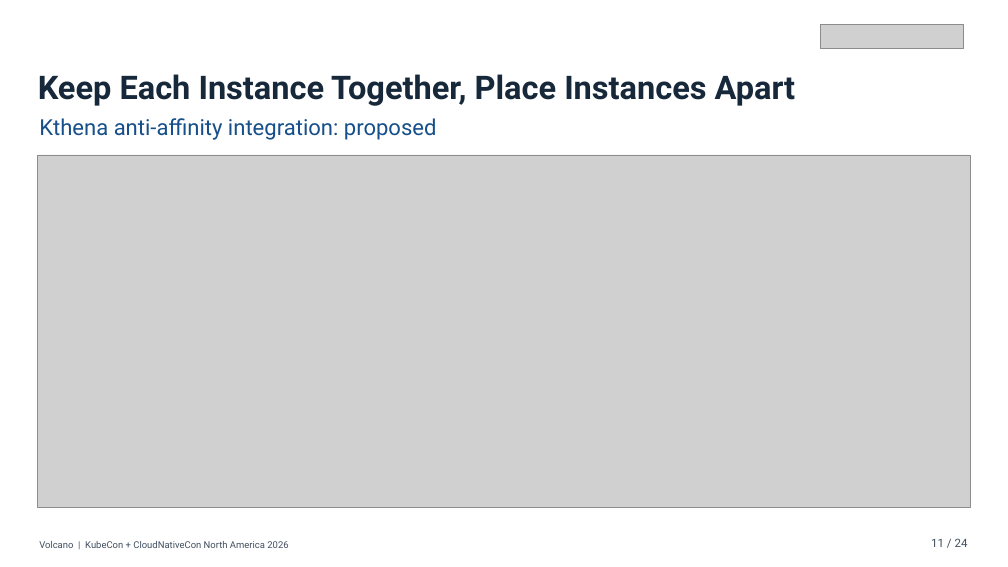
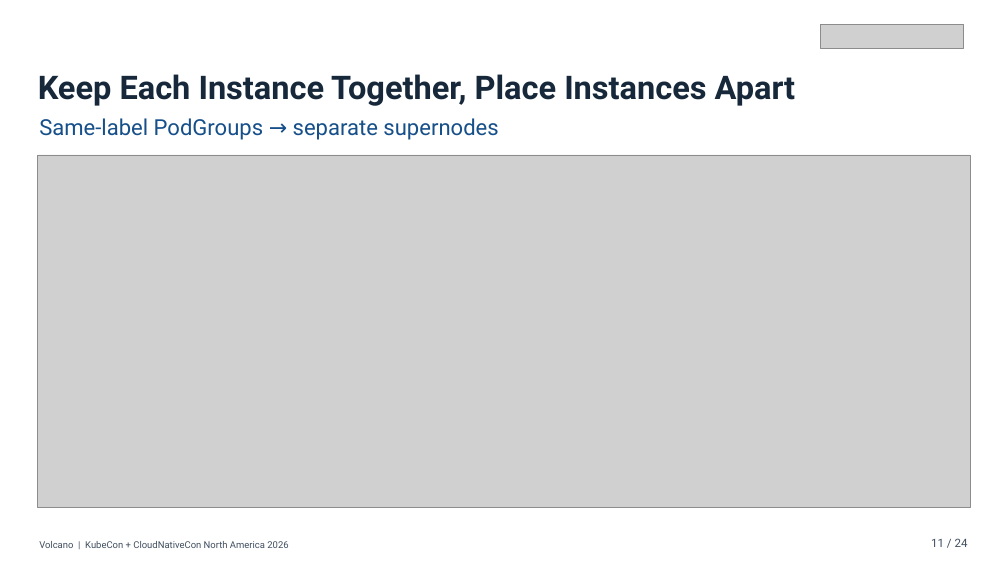
Before and after one commit to JesseStutler/volcano, a slide deck: slide 11 of docs/ppt/Volcano_KubeCon_NA_2026.pptx. Drawn at 1008x567 pixels with LibreOffice and Linux fonts; fonts in the diff are those of the drawing; grey boxes stand for pictures; background and template pictures are left out. Boxes give left, top, right and bottom in pixels: in the first picture for what was removed or moved away, otherwise in the second. Text is boxed around its words. In the diff, an @@ line names an element or a change of style, - is before the commit and + after.

Commit message:
docs: explain diagram mappings instead of integration status

```diff
--- a/docs/ppt/Volcano_KubeCon_NA_2026.pptx
+++ b/docs/ppt/Volcano_KubeCon_NA_2026.pptx
@@ text at bbox=[39, 118, 498, 140]: text changed @@
-Kthena anti-affinity integration: proposed
+Same-label PodGroups → separate supernodes
```
Also in this commit, not shown: 4 other slides changed, 48 other files.
